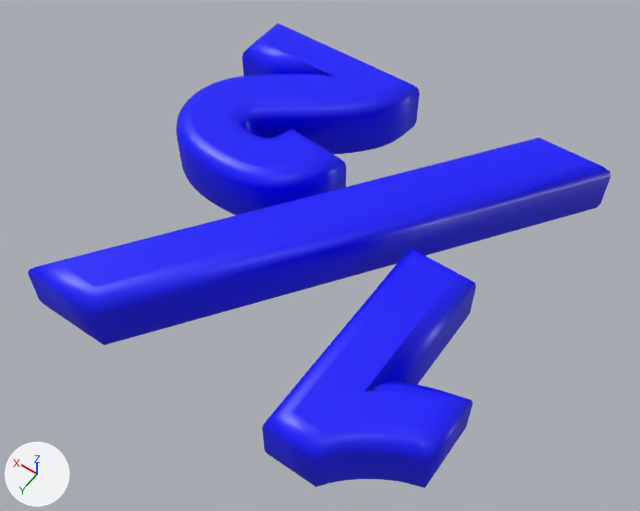
Before and after pictures for a commit that changed the glTF model 3dWords/fonts/glb/189.glb.
Camera for both pictures: a camera (50 mm lens) standing at (-0.27, 1.81, 1.92) and looking at (0.621, 0.563, -0.039). Lighting does not change. The marker at lower left points along +X, +Y and +Z. Vertices at the same position are counted once.

Script lines for the objects in view, before the commit:
```python
me_texto_121 = bpy.data.meshes.new('texto.121')
me_texto_121.from_pydata(...)  # 2290 vertices, 4568 faces; spans x 0.027..1.249, y -0.091..1.119, z -0.11..0.11
me_texto_121.materials.append(mat_material)  # blue #0000ff
ob_texto = bpy.data.objects.new('texto', me_texto_121)
ob_texto.location = (0.0, 0.0, 0.0)
```
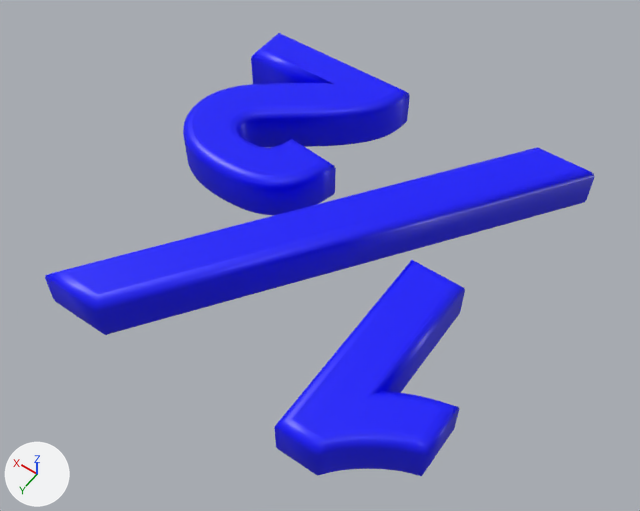
Pixel boxes [x1, y1, x2, y2] of what changed, in the pictures (640 x 511 px):
'texto', reshaped
    before: [28, 23, 611, 488]
    after: [45, 33, 595, 476]
part 1 of me_texto_121, rebuilt (7% narrower)
    before: [176, 23, 420, 215]
    after: [183, 33, 410, 215]
part 2 of me_texto_121, rebuilt (11% narrower, 10% shorter)
    before: [262, 248, 476, 488]
    after: [274, 260, 465, 476]
part 3 of me_texto_121, rebuilt (9% shorter)
    before: [28, 138, 611, 345]
    after: [45, 147, 595, 335]

Diff of the bpy script that builds the scene:
```diff
--- a/3dWords/fonts/glb/189.glb.py
+++ b/3dWords/fonts/glb/189.glb.py
@@ me_texto_121 @@
 # used by ob_texto; location = (0.0, 0.0, 0.0)
-me_texto_121.from_pydata(...)  # 2290 vertices, 4568 faces; spans x 0.027..1.249, y -0.091..1.119, z -0.11..0.11
+me_texto_121.from_pydata(...)  # 2290 vertices, 4568 faces; spans x 0.047..1.229, y -0.071..1.099, z -0.08..0.08
+# me_texto_121 part 1: the loose piece of 1840 vertices spanning x 0.695..1.249, y -0.072..0.566, z -0.11..0.11 is rebuilt with 1840 vertices and now spans x 0.718..1.229, y -0.052..0.546, z -0.08..0.08
+# me_texto_121 part 2: the loose piece of 410 vertices spanning x 0.027..0.391, y 0.476..1.114, z -0.11..0.11 is rebuilt with 410 vertices and now spans x 0.047..0.371, y 0.496..1.094, z -0.08..0.08
+# me_texto_121 part 3: the loose piece of 40 vertices spanning x 0.067..1.163, y -0.091..1.119, z -0.11..0.11 is rebuilt with 40 vertices and now spans x 0.105..1.124, y -0.071..1.099, z -0.08..0.08
 me_texto_121.materials.append(mat_material)
```
